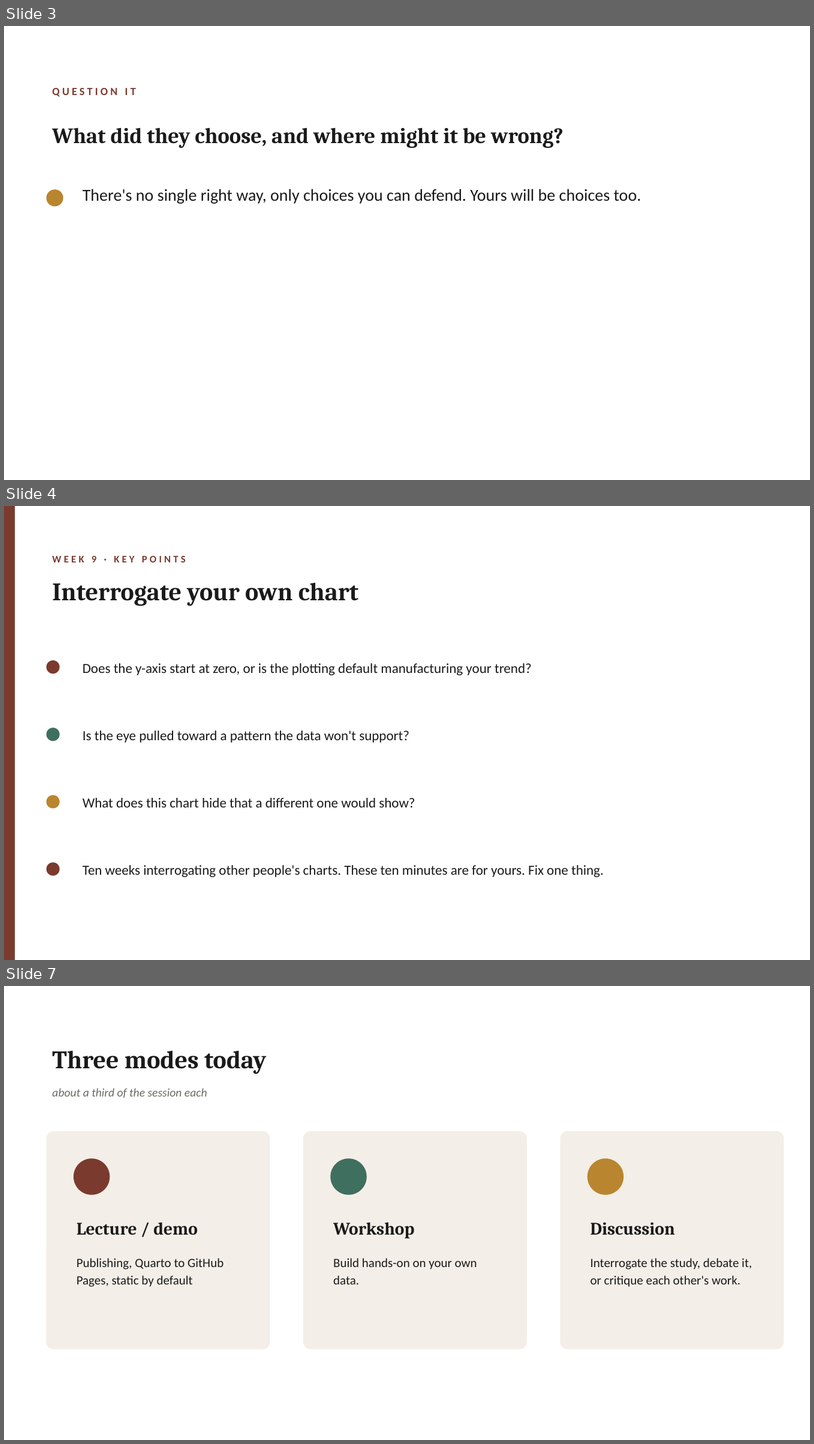
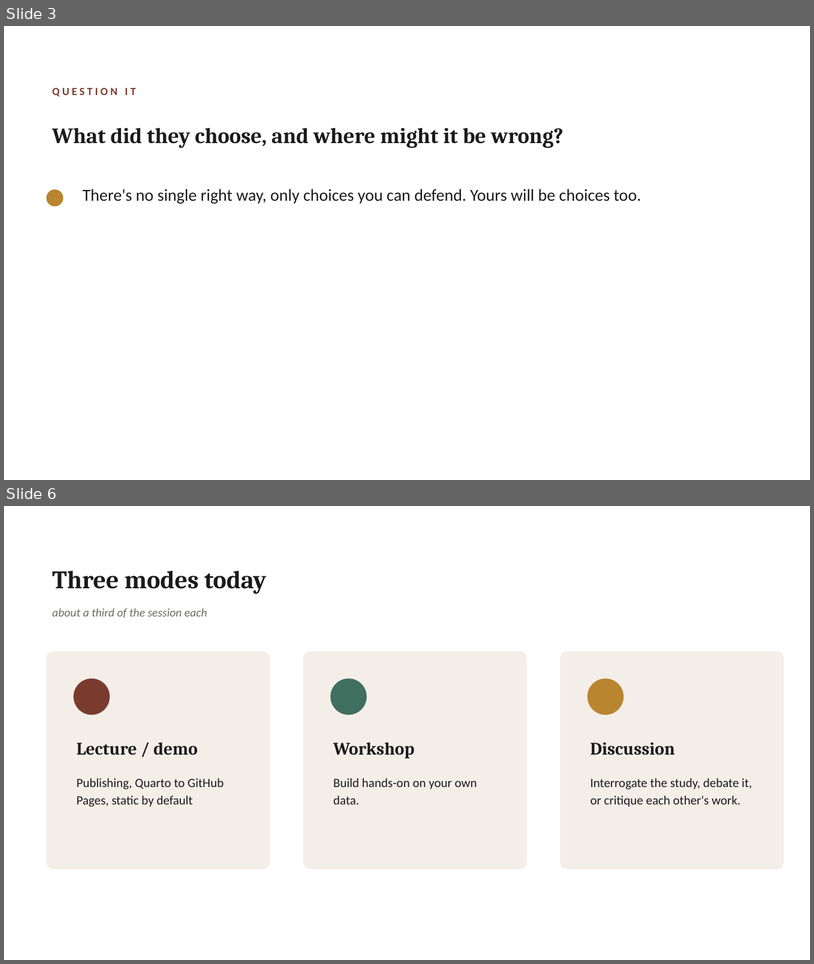
Before and after one commit to lucianli123/culture-as-data-2026, a slide deck: slides/pptx/week-09.pptx. Shown one above the other, each under a label of ours: slides 3, 4 and 7 before the commit, slides 3 and 6 after it; the slides between them are not shown. The pictures are 814x1444 and 814x964 pixels, drawn with LibreOffice and Linux fonts; fonts in the diff are those of the drawing. Boxes give left, top, right and bottom in pixels: in the first picture for what was removed or moved away, otherwise in the second. Text is boxed around its words. In the diff, an @@ line names an element or a change of style, - is before the commit and + after.

```diff
--- a/slides/pptx/week-09.pptx
+++ b/slides/pptx/week-09.pptx
@@ slide 4 removed at [4, 506, 810, 960], background #FFFFFF @@
@@ rectangle removed at [4, 506, 15, 960] @@
@@ text removed at [52, 556, 186, 562] @@
-WEEK 9 · KEY POINTS
@@ text removed at [52, 583, 359, 606] @@
-Interrogate your own chart
@@ ellipse removed at [47, 660, 60, 673] @@
@@ text removed at [83, 663, 532, 675] @@
-Does the y-axis start at zero, or is the plotting default manufacturing your trend?
@@ ellipse removed at [47, 727, 60, 741] @@
@@ text removed at [83, 730, 410, 742] @@
-Is the eye pulled toward a pattern the data won't support?
@@ ellipse removed at [47, 795, 60, 808] @@
@@ text removed at [83, 798, 415, 807] @@
-What does this chart hide that a different one would show?
@@ ellipse removed at [47, 862, 60, 876] @@
@@ text removed at [83, 865, 604, 877] @@
-Ten weeks interrogating other people's charts. These ten minutes are for yours. Fix one thing.
@@ what was slide 7 is now slide 6 @@
```
Also in this commit, not shown: 3 slides changed, 28 other files.
